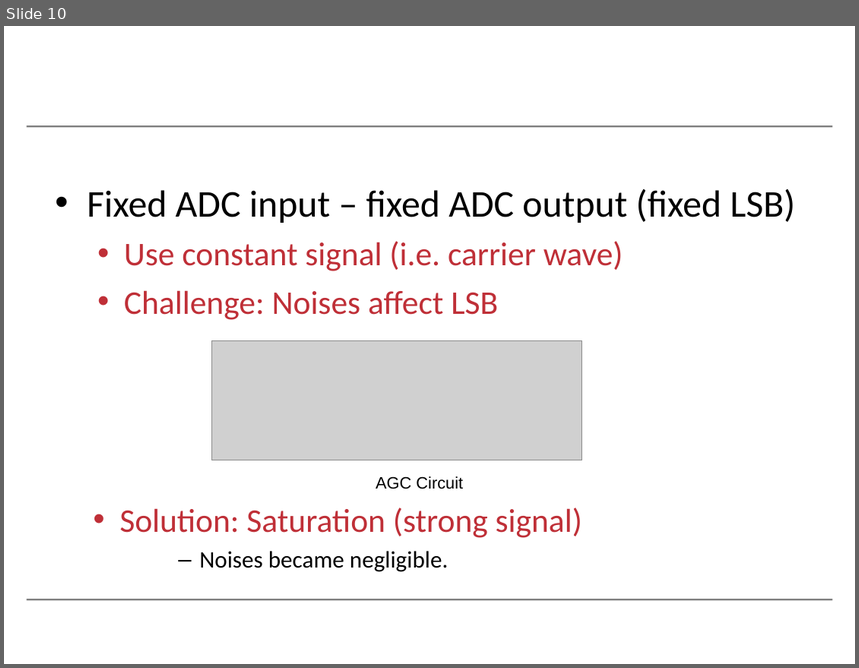
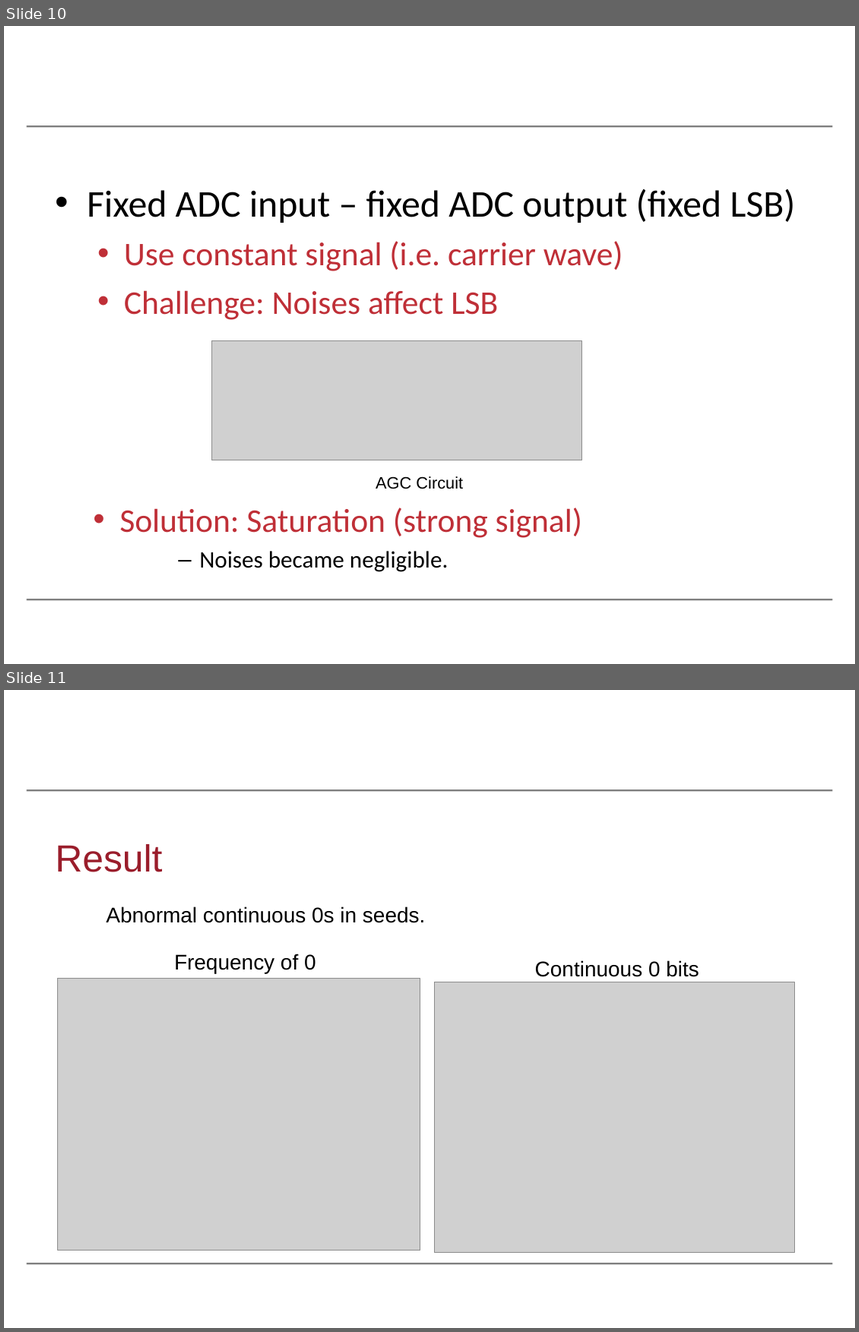
Before and after one commit to Salties/MI-Side-Channel-DTLS, a slide deck: Writings/Cryptographic_Randomness_On_A_CC2538/slides/wifs2016.odp. Shown one above the other, each under a label of ours: slide 10 before the commit, slides 10 and 11 after it. The pictures are 859x668 and 859x1332 pixels, drawn with LibreOffice and Linux fonts; fonts in the diff are those of the drawing; grey boxes stand for pictures; background and template pictures are left out. Boxes give left, top, right and bottom in pixels: in the first picture for what was removed or moved away, otherwise in the second. Text is boxed around its words. In the diff, an @@ line names an element or a change of style, - is before the commit and + after.

Commit message:
Typo fix pointed out by Caroline. Added labels to the TRNG bias result.

```diff
--- a/Writings/Cryptographic_Randomness_On_A_CC2538/slides/wifs2016.odp
+++ b/Writings/Cryptographic_Randomness_On_A_CC2538/slides/wifs2016.odp
@@ slide 11 added at (4,690,855,1328), background #FFFFFF; not listed: 2 template elements that a slide beside it also shows @@
@@ title added at (55,844,162,872), 32 pt, text #9A1D2B @@
+Result
@@ text added at (106,907,425,923), 18 pt, text #000000 @@
+Abnormal continuous 0s in seeds.
@@ text added at (174,954,316,973), 18 pt, text #000000 @@
+Frequency of 0
@@ text added at (535,961,699,977), 18 pt, text #000000 @@
+Continuous 0 bits
@@ picture added at (58,979,420,1251) @@
@@ picture added at (435,982,794,1252) @@
```
Also in this commit, not shown: 6 slides changed, 1 slide removed, 1 other file.
